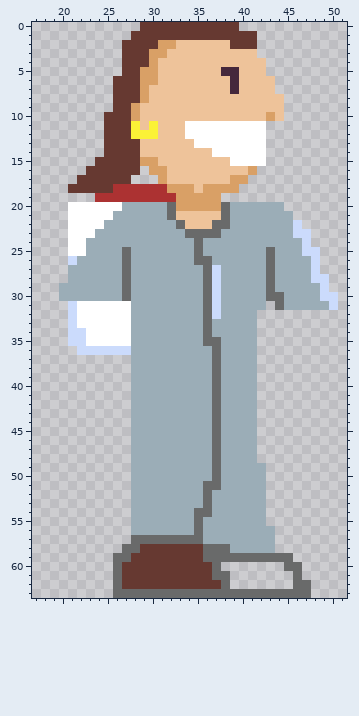
Two versions of one pixel-art file, assets/sprites/rex/rex.aseprite. That is the earlier state.
64x64 pixels, 1 frame. Shown: x 17..51, y 0..63.
The result:
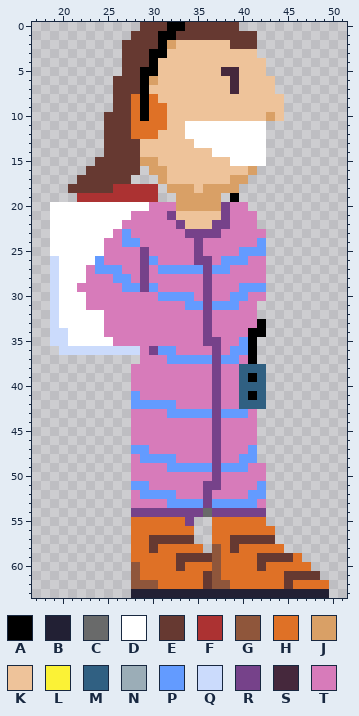
Palette (. is transparent): A #000000  B #222034  C #696a6a  D #ffffff  E #663931  F #ac3232  G #8f563b  H #df7126  J #d9a066  K #eec39a  L #fbf236  M #306082  N #9badb7  P #639bff  Q #cbdbfc  R #76428a  S #45283c  T #d77bba
From old to new:
layer "Headphones" added
layer "Arm Right" removed
Changed rows in their new state; - is an unchanged pixel.
first column x 28:
 0 ----AA
 1 ---AA-
 2 ---A--
 3 --AA--
 4 --A---
 5 -AA---
 6 -A----
 7 -A----
 8 HAH---
 9 HAHH--
10 HAHH--
11 HHHH--
12 HHH---
first column x 19:
18 ------------.-------------------
19 ---FF-------..------A-----------
20 DD------DDDTTT-----RTT....------
21 DD-----DDTTTTR-----RTTT....-----
22 DD----DDTTTTTTR---RRTTT.....----
23 DD---DDTPTTTTTTRRRRTTTTT.....---
24 DD--DDTTPPTTTTTTRTTTTTTP.....---
25 DD--DDTTTTRTTTTTRTTTTPPP......--
26 QDDDDPTTTTRPTTTTRRTPPPTT......--
27 QDDDTPPPTTRTPPPPPRPPTTTT......--
28 QDDDTTTPPTRTTTTTTRTTTTTT.......-
29 QDDTTTTTPPRPTTTTTRTTTPPP.......-
30 QDDDTTTTTTTTPPPPTRTTPPTT........
31 QDD-TTTTTTTTTTTPPRPPPTT.-.......
32 QDD---TTTTTTTTTTTRTTTTT---------
33 QDD---TTTTTTTTTTTRTTTTTA--------
34 QQDD--TTTTTTTTTTTRTTTTAA--------
35 QQDD---TTTTTTTTTTRRTTPA---------
36 -QQ------QTRPPTTTTRTPPA---------
37 ---------.TTTPPPPPRPPTA---------
38 ---------TTTTTTTTTRTTMMM--------
39 ---------TTTTTTTTTRTTMAM--------
40 ---------TTTTTTTTTRTTMMM--------
41 ---------PTTTTTTTTRTTMAM--------
42 ---------PPPPPTTTTRTTMMM--------
43 ---------TTTTPPPPPRPPPT---------
44 ---------TTTTTTTTTRTTTT---------
45 ---------TTTTTTTTTRTTTT---------
46 ---------TTTTTTTTTRTTTT---------
47 ---------PPTTTTTTTRTTTP---------
48 ---------TPPPPTTTTRTTPP---------
49 ---------TTTTPPPPPRPPPTT--------
50 ---------TTTTTTTTTRTTTTT--------
51 ---------PPTTTTTTRRTTTTP--------
52 ---------TPPPPTTTRTTTTPP--------
53 ---------TTTTPPPPRPPPPPT--------
54 ---------RRRRRRRR-RRRRRR--------
55 ---------HHHHHHR..HHHHHH--------
56 ---------HHHHHHH..HHHHHHH-------
57 ---------HHEEEEE..HHEEEEE-------
58 --------.HH-HHHHH.GHEHHHHH------
59 -------..HHHHH---EGHHHHEEEEH----
60 -------..GHHHH-HHHGHHHHEHHHHH---
61 -------..GHHHHHHH-GHHHHHHHEEEE--
62 -------..GGGHHHHH-GGHHHHHHEHHHH-
63 -------..BBBBBBBBBBBBBBBBBBBBBB-
Pixel boxes of the changes (left, top, right, bottom) in both pictures:
changed: (131, 22, 185, 139)
changed: (50, 184, 338, 598)
